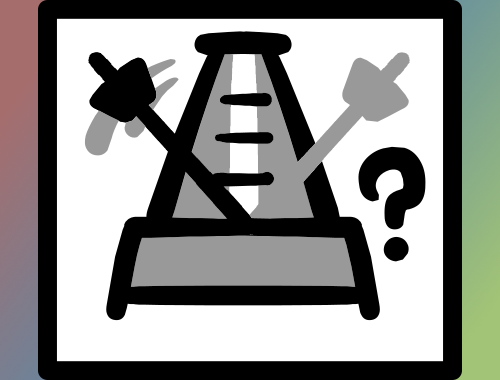
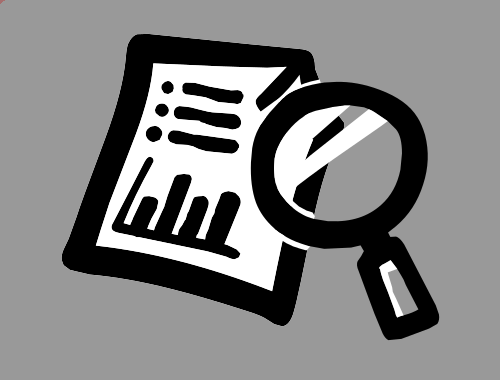
Before/after of a w=500, h=380 layered artwork. What changed in the layer stack:
added layer "ABILITY_Research.svg" above "ABILITY_Power_Up_(Jester).svg" over (x1=0, y1=0, x2=500, y2=380)
hid "ABILITY_Metronome_(Ability)(1).svg" over (x1=38, y1=0, x2=462, y2=380)